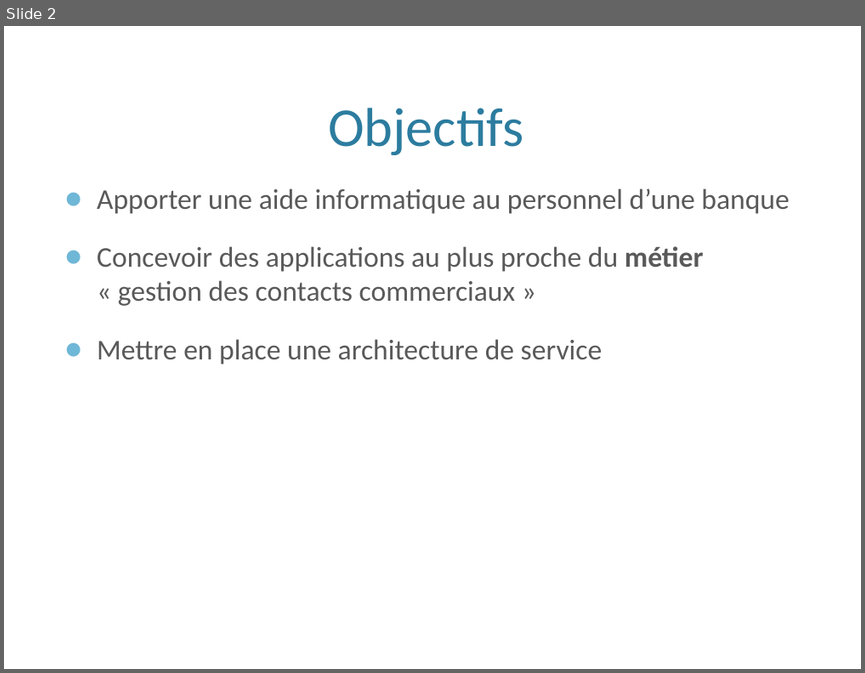
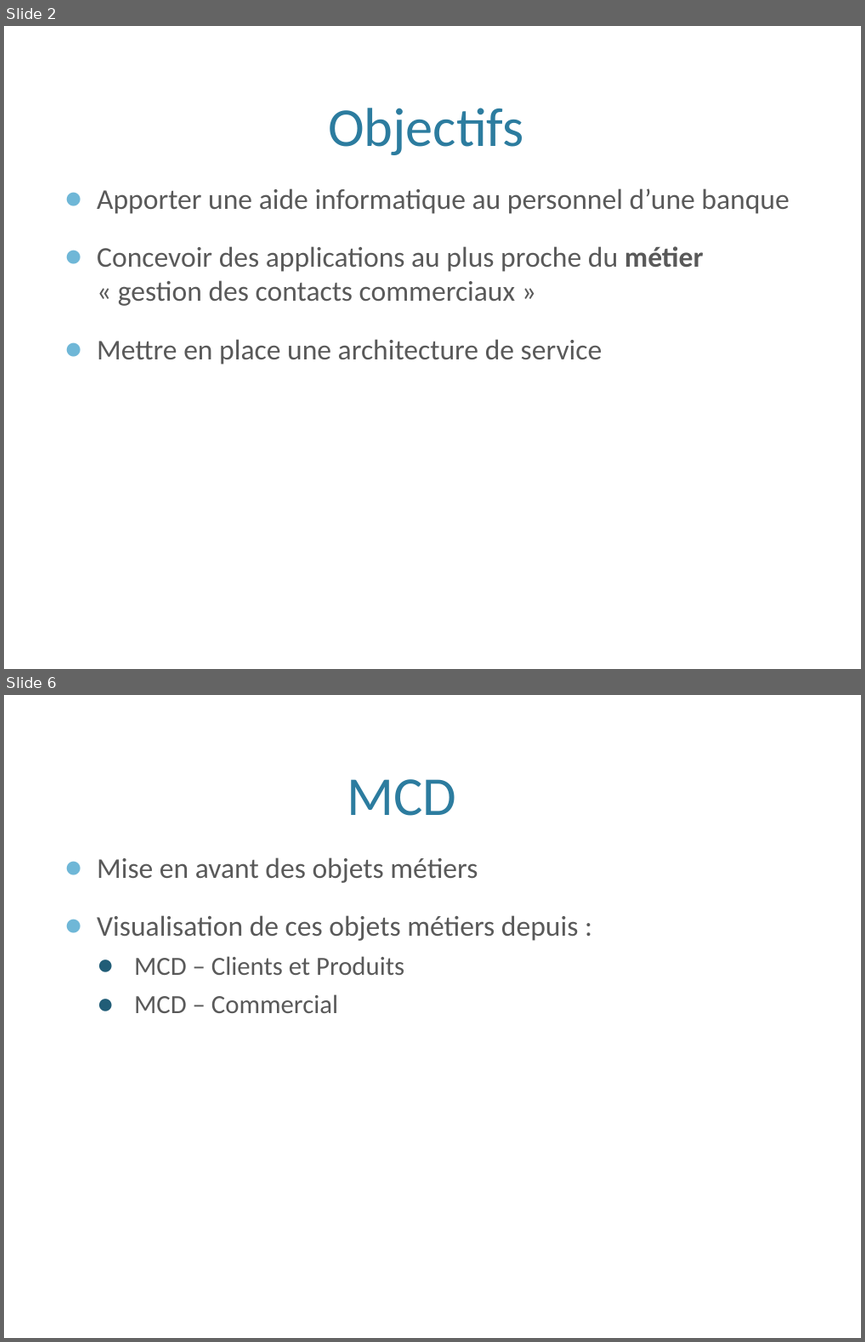
Before and after one commit to hexanome/soa, a slide deck: presentationSISOA.pptx. Shown one above the other, each under a label of ours: slide 2 before the commit, slides 2 and 6 after it; the slides between them are not shown. The pictures are 865x673 and 865x1342 pixels, drawn with LibreOffice and Linux fonts; fonts in the diff are those of the drawing; background and template pictures are left out. Boxes give left, top, right and bottom in pixels: in the first picture for what was removed or moved away, otherwise in the second. Text is boxed around its words. In the diff, an @@ line names an element or a change of style, - is before the commit and + after.

```diff
--- a/presentationSISOA.pptx
+++ b/presentationSISOA.pptx
@@ slide 6 added at [4,695,861,1338], background picture (left out) @@
@@ title added at [347,779,456,816], 46 pt, text #2C7C9F @@
+MCD
@@ text added at [97,857,578,1013], 24 pt, text #595959 @@
+● Mise en avant des objets métiers
+● Visualisation de ces objets métiers depuis :
+  ● MCD – Clients et Produits
+  ● MCD – Commercial
```
Also in this commit, not shown: 8 other slides added.
